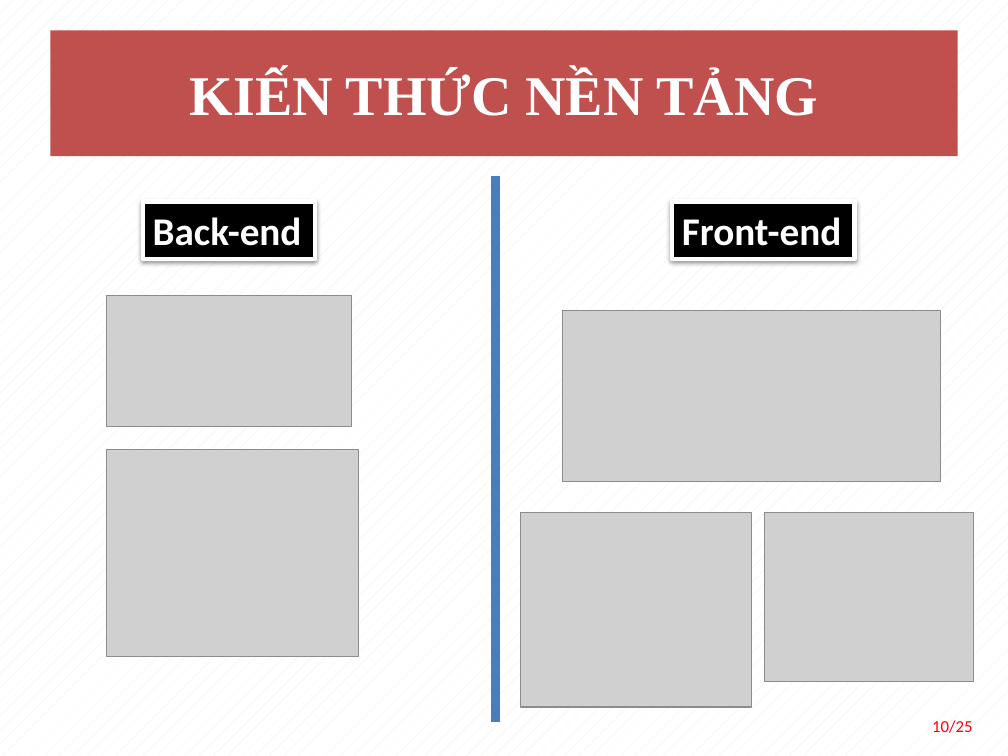
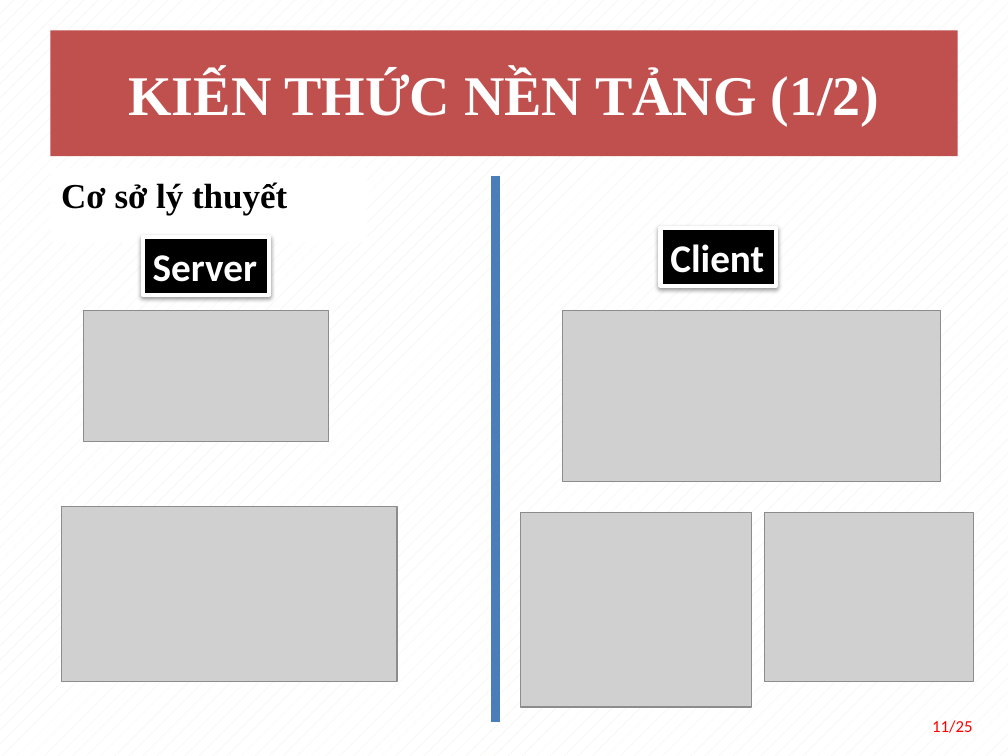
Before and after one commit to vukal2k/MyDoAn, a slide deck: slide 11 of document/TranLuongNgocTram_BaoCaoDoAn.pptx (slide 10 before the commit). Drawn at 1008x756 pixels with LibreOffice and Linux fonts; fonts in the diff are those of the drawing; grey boxes stand for pictures. Boxes give left, top, right and bottom in pixels: in the first picture for what was removed or moved away, otherwise in the second. Text is boxed around its words. In the diff, an @@ line names an element or a change of style, - is before the commit and + after.

```diff
--- a/document/TranLuongNgocTram_BaoCaoDoAn.pptx
+++ b/document/TranLuongNgocTram_BaoCaoDoAn.pptx
@@ title at [128,72,880,126]: text changed @@
-KIẾN THỨC NỀN TẢNG
+KIẾN THỨC NỀN TẢNG (1/2)
@@ text added at [61,182,287,215], 25 pt, text #000000, bold @@
+Cơ sở lý thuyết
@@ rectangle removed at [143,202,316,259] @@
-Back-end
@@ rectangle added at [143,237,269,294], fill #000000, outline #FFFFFF 3 pt, 28 pt, text #FFFFFF, bold @@
+Server
@@ rectangle "Client": place and size @@
-rectangle "Client" at [672,202,855,259]
+rectangle "Client" at [660,228,775,285]
@@ text in rectangle at [670,244,764,273]: text changed @@
-Front-end
+Client
@@ picture: place and size @@
-picture at [107,295,352,426]
+picture at [83,310,328,442]
@@ picture: place and size @@
-picture at [107,450,359,656]
+picture at [61,506,397,681]
@@ page number at [932,720,972,733]: text changed @@
-10/25
+11/25
```
Also in this commit, not shown: 13 other slides changed, 4 slides added, 4 slides removed, 5 other files.
